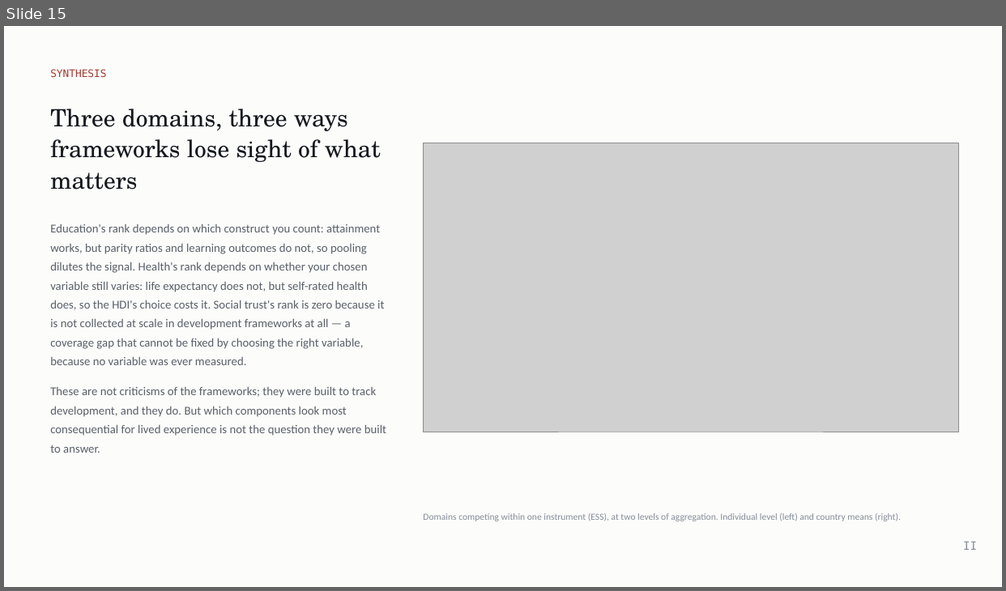
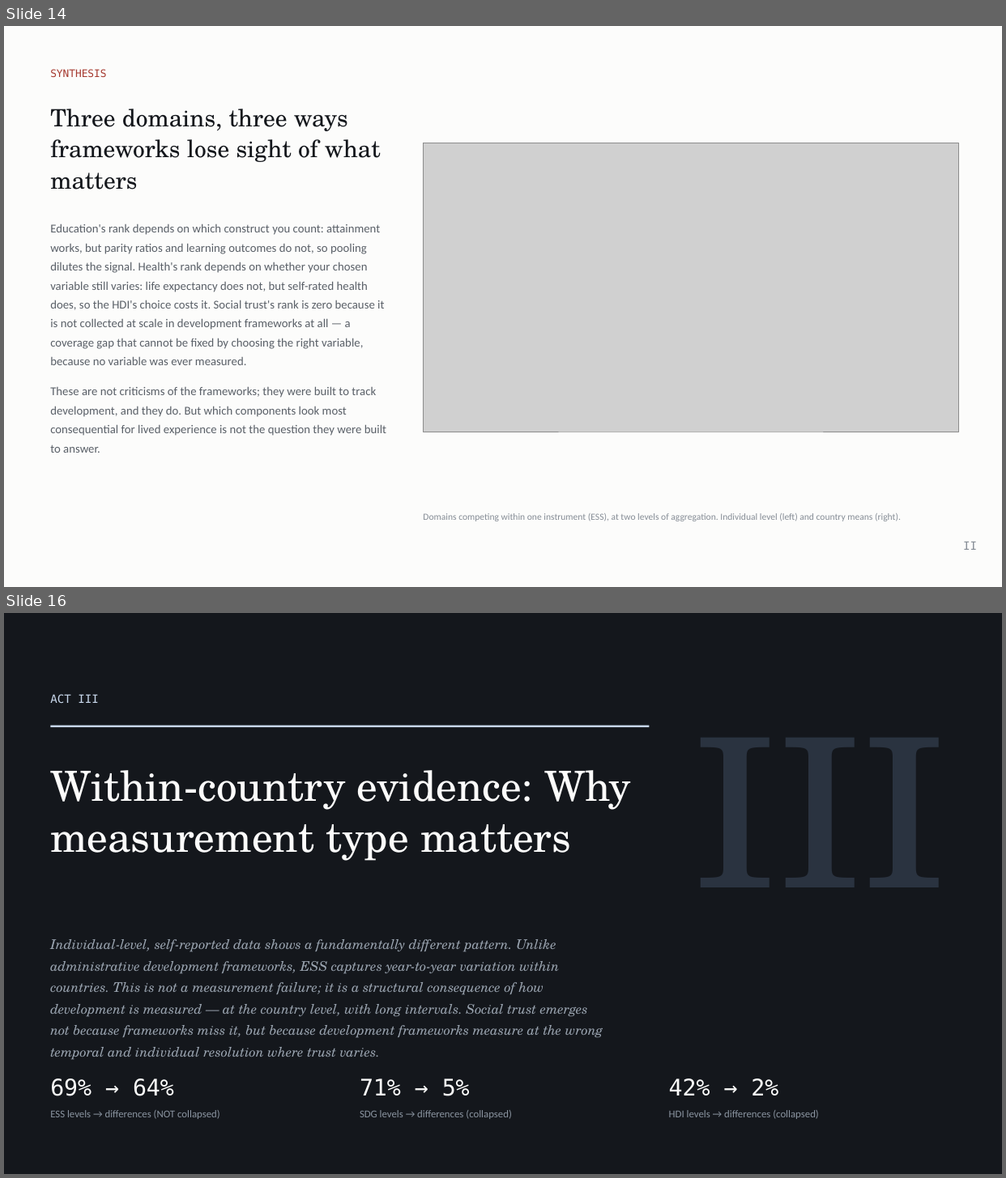
Before and after one commit to cwejnert/HDI-Happiness, a slide deck: deck/Measured_Where_It_Varies.pptx. Shown one above the other, each under a label of ours: slide 15 before the commit, slides 14 and 16 after it; the slides between them are not shown. The pictures are 1006x591 and 1006x1178 pixels, drawn with LibreOffice and Linux fonts; fonts in the diff are those of the drawing; grey boxes stand for pictures. Boxes give left, top, right and bottom in pixels: in the first picture for what was removed or moved away, otherwise in the second. Text is boxed around its words. In the diff, an @@ line names an element or a change of style, - is before the commit and + after.

```diff
--- a/deck/Measured_Where_It_Varies.pptx
+++ b/deck/Measured_Where_It_Varies.pptx
@@ slide 16 added at (4,613,1002,1174), background #14171C @@
@@ text added at (50,694,99,703), 11 pt, text #C9D8EC @@
+ACT III
@@ rectangle added at (50,726,650,727), fill #C9D8EC @@
@@ text added at (50,770,631,861), 40 pt, text #FCFCFB @@
+Within-country evidence: Why measurement type matters
@@ text added at (50,939,603,1060), 12.8 pt, text #9AA4B0, italic @@
+Individual-level, self-reported data shows a fundamentally different pattern. Unlike administrative development frameworks, ESS captures year-to-year variation within countries. This is not a measurement failure; it is a structural consequence of how development is measured — at the country level, with long intervals. Social trust emerges not because frameworks miss it, but because development frameworks measure at the wrong temporal and individual resolution where trust varies.
@@ text added at (50,1079,220,1119), 10 pt, text #8A94A0 @@
+69% → 64%
+ESS levels → differences (NOT collapsed)
@@ text added at (360,1079,512,1119), 10 pt, text #8A94A0 @@
+71% → 5%
+SDG levels → differences (collapsed)
@@ text added at (669,1079,819,1119), 10 pt, text #8A94A0 @@
+42% → 2%
+HDI levels → differences (collapsed)
@@ what was slide 15 is now slide 14 @@
```
Also in this commit, not shown: 10 slides changed, 1 other slide added, 1 other file.
